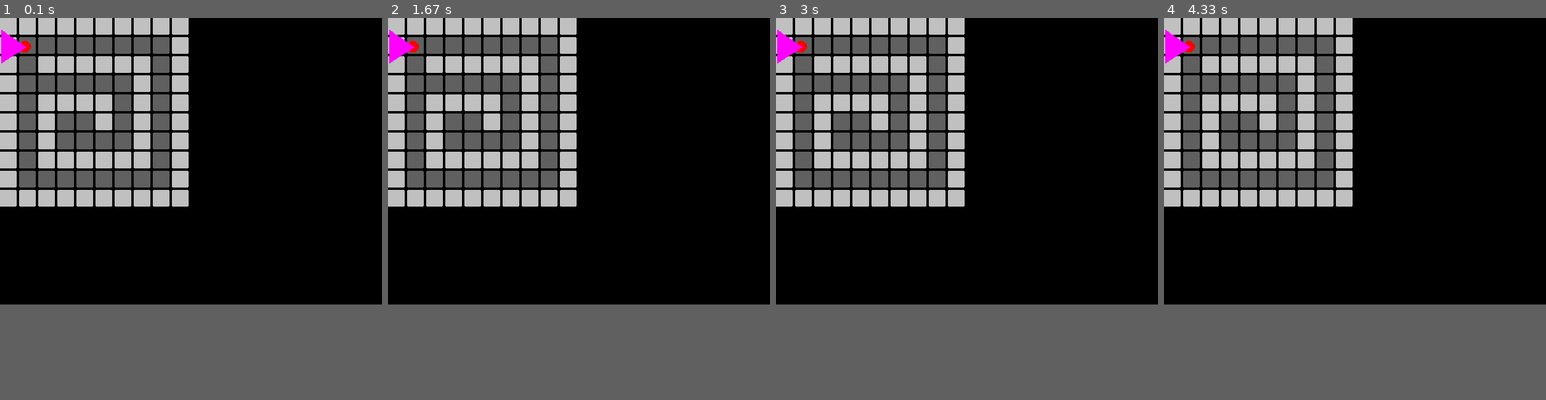
Above: before the commit, frames 1-4 (left to right).
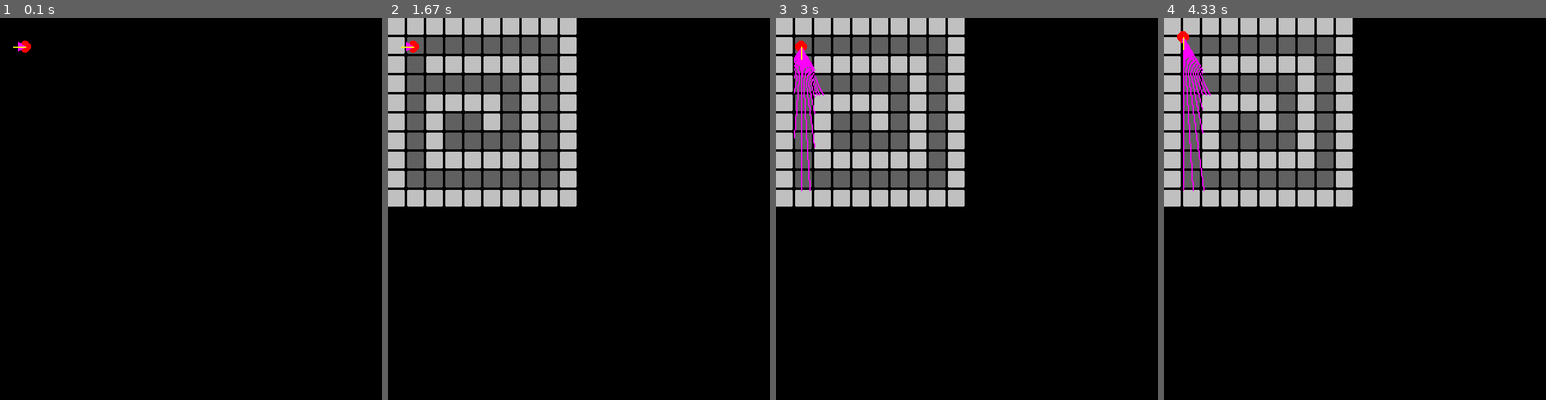
Above: after the commit, the same moments.

Repository: cvalliet/python_examples
Game: pygame game, started from pixerl_ray.py
Same seed, same stepped clock (60 frames per second), same inputs: the game is played once before the commit and once after it.
Inputs:
- Up to frame 1 (0.1 s): no input
- Up to frame 2 (1.67 s): hold N 0.33-0.8 s; hold W 0.33-0.8 s; tap M at 0.83 s
- Up to frame 3 (3 s): hold E 1.67-2.13 s; hold S 1.67-2.13 s; tap Space at 2.17 s; hold S 2.5-2.97 s
- Up to frame 4 (4.33 s): hold W 3-3.37 s; hold Up 3-3.37 s; hold S 3.4-3.77 s; hold Down 3.4-3.77 s; hold W 3.8-4.1 s; hold Up 3.8-4.1 s; hold S from 4.13 s (still down); hold Down from 4.13 s (still down)
In our replay, the window is 640x480 before the commit and 640x640 after it. These sizes can differ from the game's own. Grey fills any space a smaller window leaves; there, only what the larger window draws over its background counts as a difference.

The runs differ from the first frame. In frame 1, 19% of the frame differs, in the area x 0-50%, y 0-50%; in frame 2, 0.3%; in frame 3, 1.0%; in frame 4, 1.0%.

Commit message:
Update pixerl_ray.py

Diff:
--- a/pixerl_ray.py
+++ b/pixerl_ray.py
@@ -32,6 +32,7 @@
 
 # FUNCTIONs -----------------------------------------------------------------------------------------------------------
 
+
 def vector2_length(v):
     return math.sqrt(v[0]*v[0] + v[1]*v[1])
 
@@ -67,13 +68,11 @@
     return map[y][x] == ' '
 
 
+def text_draw(surface, text, position, font):
+    text_surface = font.render(text, True, 'white', 'black')
+    surface.blit(text_surface, position)
+
 # CLASSEs -------------------------------------------------------------------------------------------------------------
-
-
-class Player:
-    def __init__(self, position, direction):
-        self._position = position
-        self._direction = direction
 
 
 class PygameApplication:
@@ -107,10 +106,14 @@
         plane = 0, 0.66
 
         map_surface = map_draw(Map, 10, 16)
-
+        #pygame.image.save(map_surface, "map.png")
+
+        dir = ''
+        map_show = False
         while (self._running):
             self._screen.fill('black')
-            self._screen.blit(map_surface, (0, 0))
+            if map_show:
+                self._screen.blit(map_surface, origin)
 
             for event in pygame.event.get():
                 if event.type == QUIT:
@@ -124,6 +127,25 @@
                 self._running = False
                 break
 
+            if keys[K_n]:
+                direction = 0, -1
+                plane = -0.66, 0
+
+            if keys[K_s]:
+                direction = 0, 1
+                plane = 0.66, 0
+
+            if keys[K_e]:
+                direction = 1, 0
+                plane = 0, -0.66
+
+            if keys[K_w]:
+                direction = -1, 0
+                plane = 0, 0.66
+
+            if keys[K_m]:
+                map_show = not map_show
+
             if keys[K_RIGHT]:
                 direction = vector2_rotate(direction, ROTATION_SPEED)
                 plane = vector2_rotate(plane, ROTATION_SPEED)
@@ -144,21 +166,31 @@
 
             pygame.draw.circle(self._screen, 'red', position, 5.)
 
+            # Field Of View
+            rays = []
+            WIDTH = 20
+            for column in range(1, WIDTH, 1):
+                x = 2 * column / WIDTH - 1
+                ray = vector2_add(direction, vector2_multiply(plane, x))
+                for length in range(0, 256, 1):
+                    next = vector2_multiply(ray, length)
+
+                    end = vector2_add(next, position)
+                    if not map_is_empty(Map, 10, 16, end):
+                        rays.append((end, length))
+                        break
+
+                pygame.draw.line(self._screen, 'magenta', position, end)
+
             # position + direction * 10 => display direction vector with a length or 10 pixels
             end = vector2_add(vector2_multiply(direction, 10), position)
             pygame.draw.line(self._screen, 'yellow', position, end)
-
-            # FOV
-            WIDTH = 320
-            for column in range(0, WIDTH):
-                x = 2 * column / WIDTH - 1
-                ray = vector2_add(direction, vector2_multiply(plane, x))
-                end = vector2_add(vector2_multiply(ray, 20), position)
-                pygame.draw.line(self._screen, 'magenta', position, end)
-
             pygame.transform.scale2x(self._screen, self._window)
 
             pygame.display.flip()
+
+            if keys[K_SPACE]:
+                pygame.image.save(self._screen, "screen.png")
 
             self._clock.tick(fps)
             self._frame += 1
@@ -171,8 +203,8 @@
 PROGRAM_NAME = os.path.basename(sys.argv[0])
 FONT_NAME = 'Monospace'
 FONT_SIZE = 14
-WINDOW_SIZE = 640, 480
-SCREEN_SIZE = 320, 240
+WINDOW_SIZE = 640, 640
+SCREEN_SIZE = 320, 320
 FPS = 60
 
 
